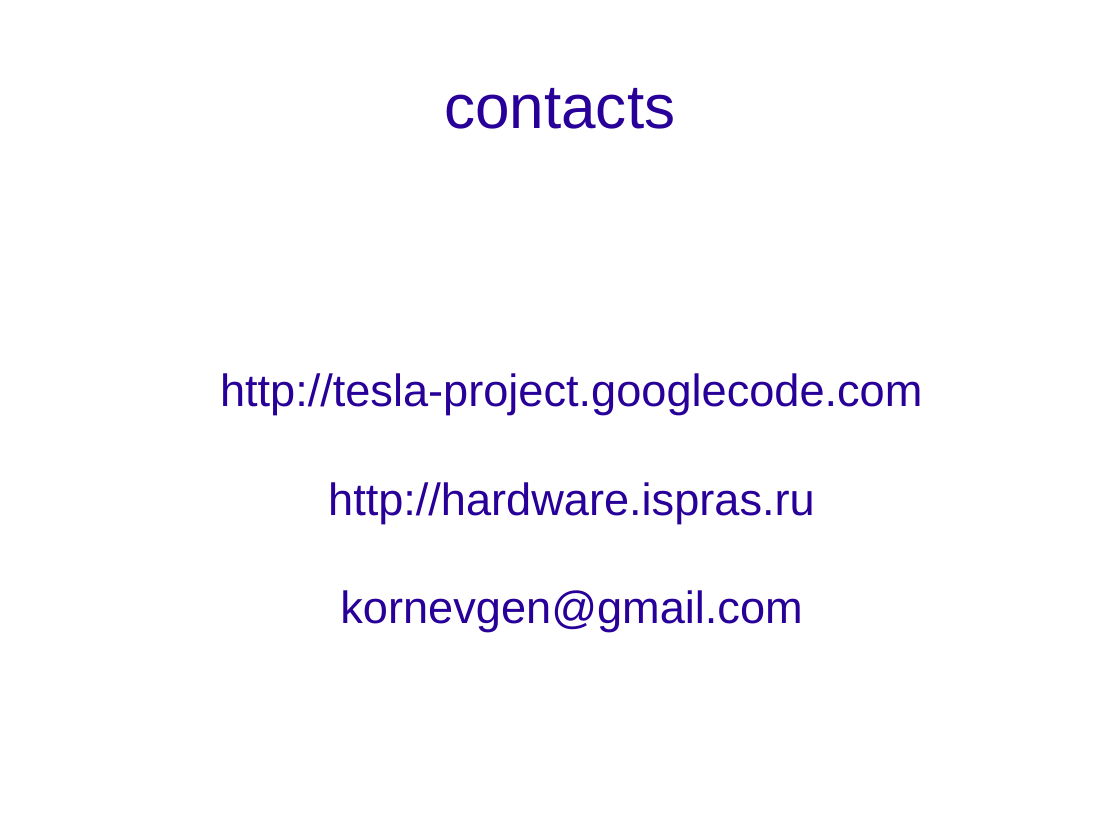
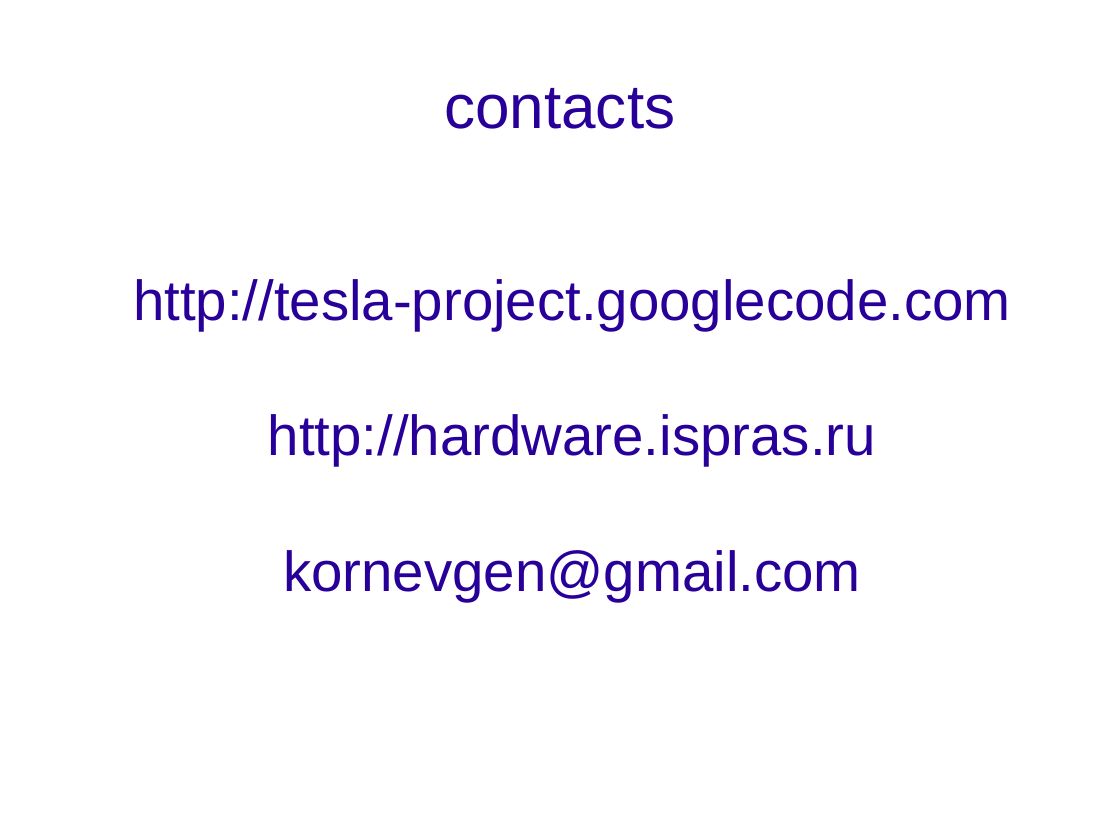
Before and after one commit to kornevgen/tesla-project, a slide deck: slide 27 of papers/unpublished/SummerSchool09/sumsch09.odp (slide 26 before the commit). Drawn at 1120x840 pixels with LibreOffice and Linux fonts; fonts in the diff are those of the drawing; background and template pictures are left out. Boxes give left, top, right and bottom in pixels: in the first picture for what was removed or moved away, otherwise in the second. Text is boxed around its words. In the diff, an @@ line names an element or a change of style, - is before the commit and + after.

```diff
--- a/papers/unpublished/SummerSchool09/sumsch09.odp
+++ b/papers/unpublished/SummerSchool09/sumsch09.odp
@@ subtitle "http://tesla-project.googlecode.com": place and size @@
-subtitle "http://tesla-project.googlecode.com" at <box>220,373,922,632</box>
+subtitle "http://tesla-project.googlecode.com" at <box>133,279,1011,601</box>
@@ subtitle "http://tesla-project.googlecode.com" at <box>133,279,1011,601</box>: size 32 to 40 pt @@
```
Also in this commit, not shown: 3 other slides changed, 4 slides added, 3 slides removed.
